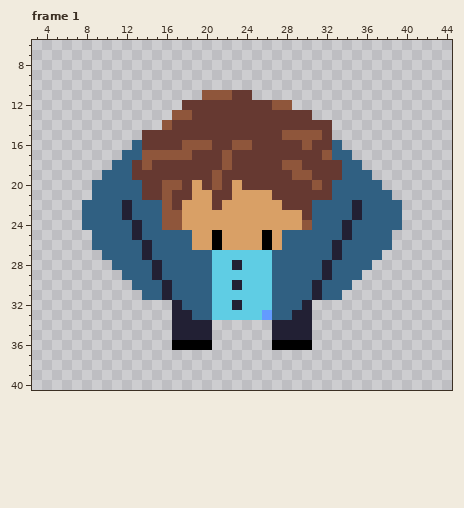
A pixel-art file gets an edit: Assets/Animations/Manager/Manager Idle.aseprite. That is the earlier state.
48x48 pixels, 14 frames. Colours within 5 levels of each other are drawn and written as one. Shown: frame 1: x 3..44, y 6..40. The commit also changed other frames, which this record leaves out.
Once edited:
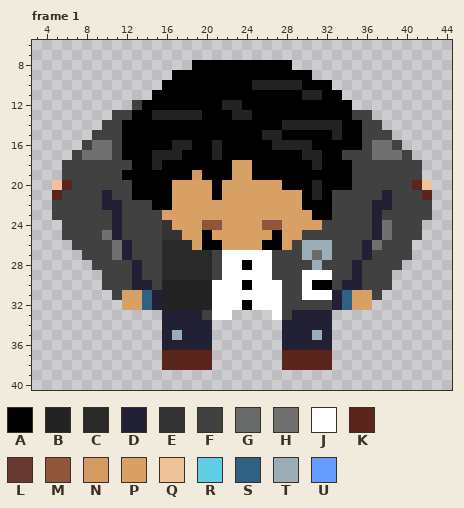
Palette (. is transparent): A #000000  B #232323  C #292929  D #222034  E #333333  F #414141  G #696a6a  H #707070  J #ffffff  K #5b251b  L #663931  M #8f563b  N #d29b62  P #d9a066  Q #eec39a  R #5fcde4  S #306082  T #9badb7  U #639bff
Log entry: Timmy Namensänderung Manager
Difference:
Changed rows in their new state; - is an unchanged pixel.
Frame 1:
first column x 5:
 8 --------------AAAAAAAAAA--------------
 9 ------------AAAAAAAAAAAAAA------------
10 -----------AAAAAAAAABBBBBAAA----------
11 ----------AAAAAAAAAAAAAAABBAA---------
12 --------FAAAAAAAABBAAAAAAAAAAA--------
13 ------FFAABBBBBAAABBAAAAAAAAAAFF------
14 -----FFAAAAAAAAAAAAAAAABBBBBBAAFF-----
15 ----FFFAAAAAAAAAAAAAABBAAAAABAAFFF----
16 ---FHHFAAAAABBAABAAAAABBBBAAAAAFHHF---
17 --FHHHFAAABBBAAABAAAAAAAABBAAFFFHHHF--
18 -FFFFFFFAABAAAAAAAPPAAAAAABAAAFFFFFFF-
19 -FFFFFFAAAAAAANAAAPPAAAAAAAAAAFFFFFFF-
20 QKFFFFFFAAAAPP-PAP-PPPPAAABAAAFFFFFFKQ
21 KFFFFDFFAAAAPP--AP----PPPABAFFFFFDFFFK
22 FFFFFDDFFFAAP---P------PPAAAFFFFDDFFFF
23 FFFFFFDFFFFPP------------PAAFFFFDFFFFF
24 -FFFFFDFFFFEP--MM----MM--PPFFFFFDHFFF-
25 -FFFFHDFFFFEEP-AP----PAPPFFFFFFFDHFFF-
26 --FFFFHDFFFCCC-A------APFTTTFFFDHFFF--
27 ---FFFHDFFFCCCCCFJJJJJFFFTGTFFFDFFFF--
28 ----FFFFDFFCCCCCFJJAJJFFFFTFFFDFFFF---
29 -----FFFDFFCCCCCFJJJJJFFFJJJFFDFFF----
30 -----FFFDDFBBBBBJJJAJJJFFJAAFDDFFF----
31 ------FPP-DBBBBBJJJJJJJFFJJJDSPPF-----
32 -------PPSDBBBBBJJJAJJJFFFFFDSPP------
33 -----------D--DFJJ....JF--DD----------
34 -----------D----------.---DD----------
35 -----------DT---------.---TD----------
36 -----------DDDDD------.DDDDD----------
37 -----------KKKKK-------KKKKK----------
38 -----------KKKKK-------KKKKK----------
Pixel boxes of the changes (left, top, right, bottom) in both pictures:
changed: (52, 60, 432, 370)
